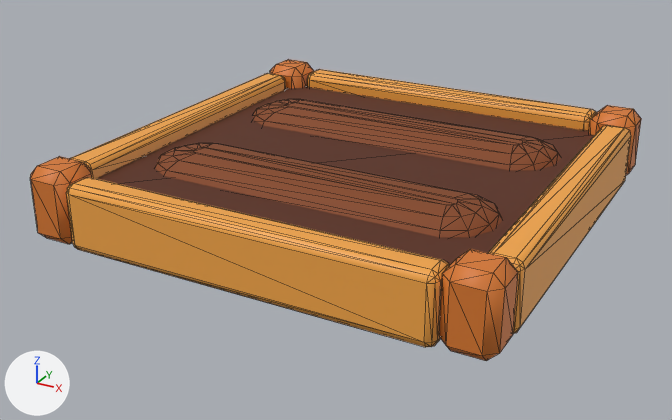
The glTF model public/assets/models/garden-bed.glb as it was, and as the next commit left it.
Rendered twice from a 50 mm lens placed at (1.85, -3.6, 1.73), pointed at (-0.06, -0.12, -0.01). Arrows for +X, +Y and +Z are at lower left; the lights stay in place. The picture after the commit comes second. Mesh edges are drawn as thin lines. Vertices at exactly the same position are counted once.

The scene before the commit, as lines of its bpy script (objects in view):
```python
me_garden_bed = bpy.data.meshes.new('garden-bed')
me_garden_bed.from_pydata(...)  # 424 vertices, 784 faces; spans x -1.05..1.05, y -1.05..1.05, z 0.0..0.34
# faces by material slot: [432, 176, 12, 164]
me_garden_bed.materials.append(mat_wood_light)  # orange #f4a646
me_garden_bed.materials.append(mat_wood)  # orange #d8782c
me_garden_bed.materials.append(mat_soil)  # brown #5a2c18
me_garden_bed.materials.append(mat_soil_ridge)  # brown #86461f
ob_garden_bed = bpy.data.objects.new('garden-bed', me_garden_bed)
ob_garden_bed.location = (0.0, 0.0, 0.0)
```
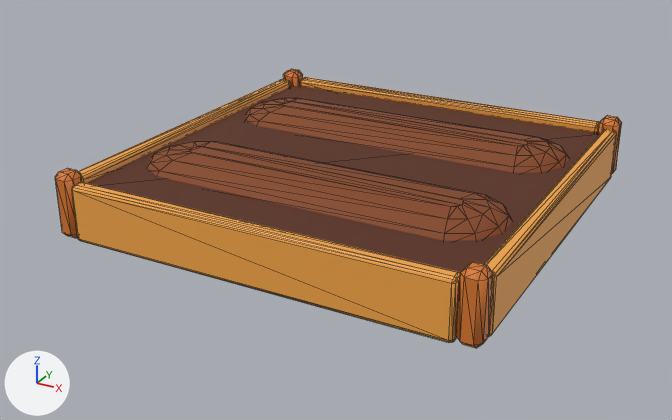
Commit message: Slim the garden bed frames and pack ~20% more beds into the garden

Pixel boxes [x1, y1, x2, y2] of what changed, in the pictures (672 x 420 px; the box of a moved part takes in the faces that stretch with it):
'garden-bed', reshaped (7% narrower, 8% shorter)
    before: [30, 59, 641, 361]
    after: [55, 69, 622, 348]
part 1 of me_garden_bed, moved or reshaped
    before: [66, 177, 449, 347]
    after: [72, 182, 460, 343]
part 2 of me_garden_bed, moved or reshaped
    before: [307, 69, 596, 130]
    after: [300, 77, 599, 132]
part 3 of me_garden_bed, moved or reshaped
    before: [69, 73, 286, 178]
    after: [78, 79, 290, 183]
part 4 of me_garden_bed, moved or reshaped
    before: [489, 125, 631, 334]
    after: [484, 129, 617, 336]
part 5 of me_garden_bed, moved or reshaped
    before: [155, 143, 503, 237]
    after: [147, 142, 513, 241]
part 6 of me_garden_bed, moved or reshaped
    before: [253, 99, 561, 170]
    after: [246, 98, 569, 173]
part 7 of me_garden_bed, moved or reshaped
    before: [30, 156, 92, 244]
    after: [55, 168, 82, 238]
part 8 of me_garden_bed, moved or reshaped
    before: [439, 249, 518, 361]
    after: [456, 262, 493, 348]
part 9 of me_garden_bed, moved or reshaped
    before: [589, 105, 641, 175]
    after: [598, 116, 622, 173]
part 10 of me_garden_bed, moved or reshaped
    before: [270, 59, 314, 88]
    after: [283, 69, 303, 86]

Edits to the bpy script that builds the scene:
```text
Change me_garden_bed:
    used by ob_garden_bed; location = (0.0, 0.0, 0.0)
    remove me_garden_bed.from_pydata(...)  # 424 vertices, 784 faces; spans x -1.05..1.05, y -1.05..1.05, z 0.0..0.34
    add me_garden_bed.from_pydata(...)  # 424 vertices, 784 faces; spans x -0.97..0.97, y -0.97..0.97, z 0.0..0.3
    me_garden_bed part 1: the loose piece of 56 vertices spanning x -0.83..0.83, y -1.05..-0.9, z 0.0..0.3 is scaled about its middle by (1.06, 0.453, 0.917), then moved by (0.0, 0.04, -0.02)
    me_garden_bed part 2: the loose piece of 56 vertices spanning x -0.83..0.83, y 0.9..1.05, z 0.0..0.3 is scaled about its middle by (1.06, 0.453, 0.917), then moved by (0.0, -0.04, -0.02)
    me_garden_bed part 3: the loose piece of 56 vertices spanning x -1.05..-0.9, y -0.83..0.83, z 0.0..0.3 is scaled about its middle by (0.453, 1.06, 0.917), then moved by (0.04, 0.0, -0.02)
    me_garden_bed part 4: the loose piece of 56 vertices spanning x 0.9..1.05, y -0.83..0.83, z 0.0..0.3 is scaled about its middle by (0.453, 1.06, 0.917), then moved by (-0.04, 0.0, -0.02)
    me_garden_bed part 5: the loose piece of 48 vertices spanning x -0.82..0.82, y -0.62..-0.18, z 0.2..0.28 is scaled about its middle by (1.04, 1.09, 1)
    me_garden_bed part 6: the loose piece of 48 vertices spanning x -0.82..0.82, y 0.18..0.62, z 0.2..0.28 is scaled about its middle by (1.04, 1.09, 1)
    me_garden_bed part 7: 24 of 424 vertices moved; they spanned x -1.05..-0.83, y -1.05..-0.83, z 0.0..0.34 and now span x -0.97..-0.87, y -0.97..-0.87, z 0.0..0.3; mean shift (0.02, 0.02, -0.02); largest move (-1.0, -1.05, 0.05) -> (-0.94, -0.97, 0.03)
    me_garden_bed part 8: 24 of 424 vertices moved; they spanned x 0.83..1.05, y -1.05..-0.83, z 0.0..0.34 and now span x 0.87..0.97, y -0.97..-0.87, z 0.0..0.3; mean shift (-0.02, 0.02, -0.02); largest move (1.05, -1.0, 0.05) -> (0.97, -0.94, 0.03)
    me_garden_bed part 9: 24 of 424 vertices moved; they spanned x 0.83..1.05, y 0.83..1.05, z 0.0..0.34 and now span x 0.87..0.97, y 0.87..0.97, z 0.0..0.3; mean shift (-0.02, -0.02, -0.02); largest move (1.05, 1.0, 0.05) -> (0.97, 0.94, 0.03)
    me_garden_bed part 10: 24 of 424 vertices moved; they spanned x -1.05..-0.83, y 0.83..1.05, z 0.0..0.34 and now span x -0.97..-0.87, y 0.87..0.97, z 0.0..0.3; mean shift (0.02, -0.02, -0.02); largest move (-1.05, 1.0, 0.05) -> (-0.97, 0.94, 0.03)
```
